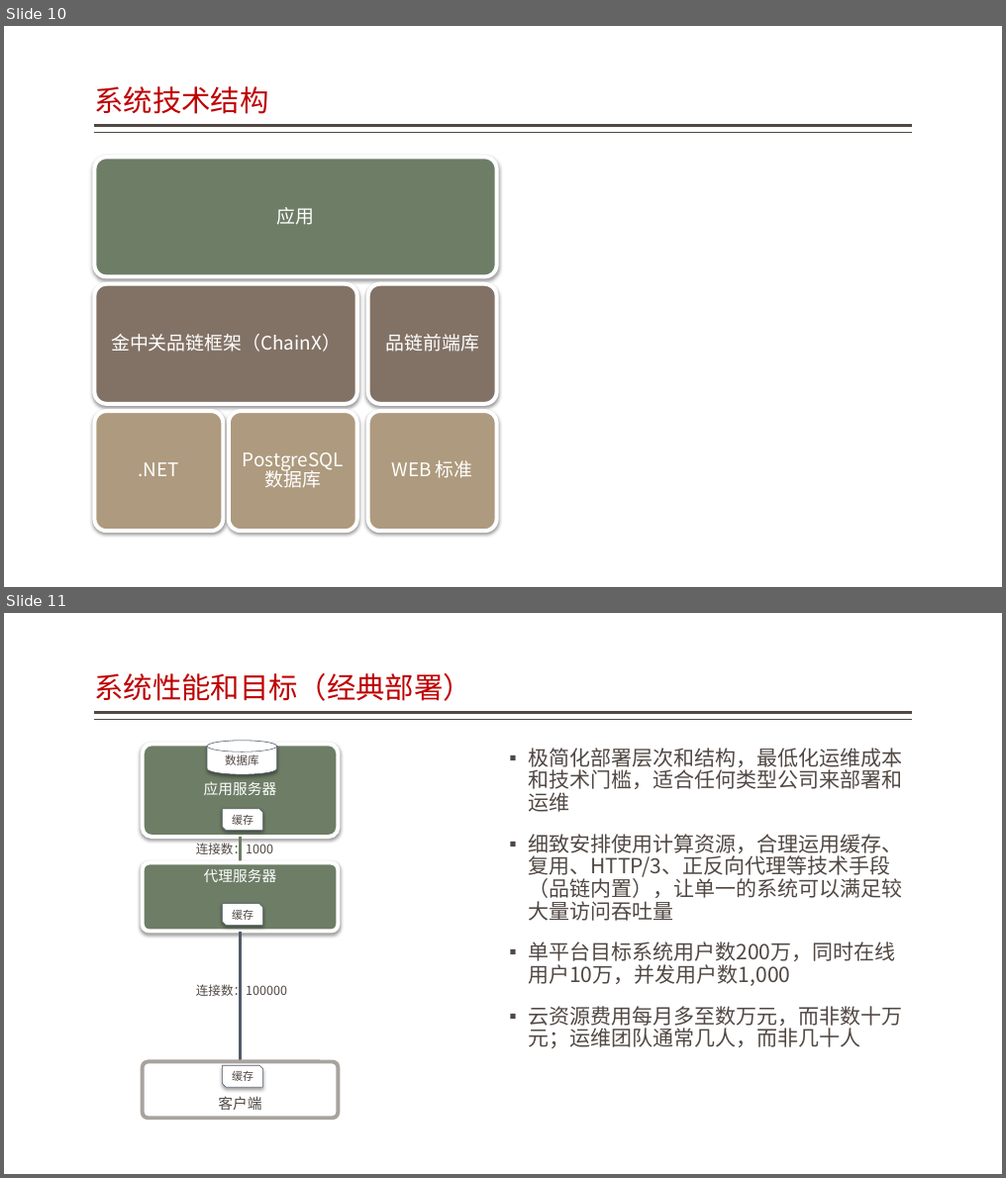
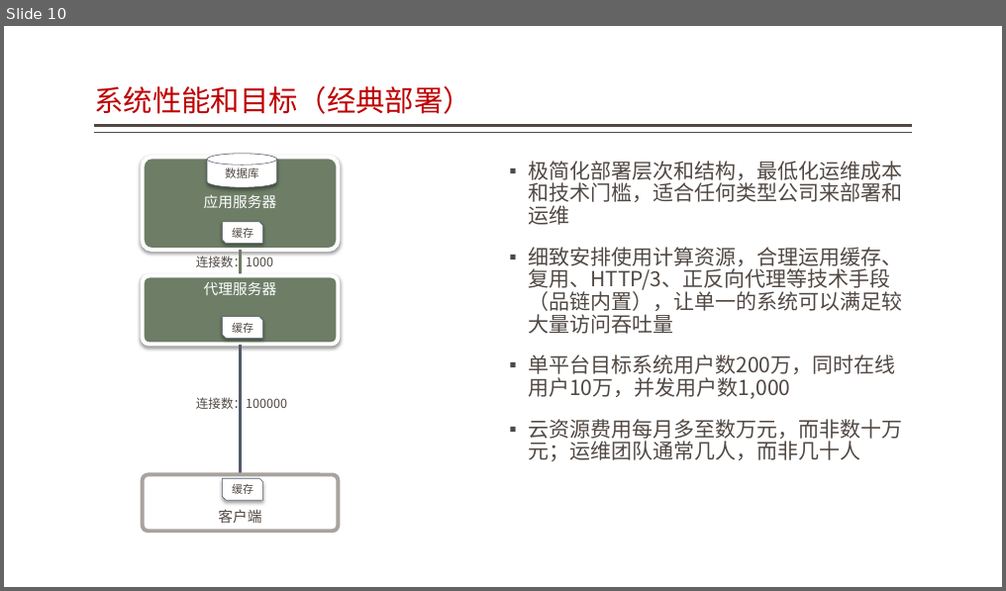
Before and after one commit to jzgi/chainsmart, a slide deck: Docs/品链应用参考设计.pptx. Shown one above the other, each under a label of ours: slides 10 and 11 before the commit, slide 10 after it. The pictures are 1006x1178 and 1006x591 pixels, drawn with LibreOffice and Linux fonts; fonts in the diff are those of the drawing. Boxes give left, top, right and bottom in pixels: in the first picture for what was removed or moved away, otherwise in the second. Text is boxed around its words. In the diff, an @@ line names an element or a change of style, - is before the commit and + after.

```diff
--- a/Docs/品链应用参考设计.pptx
+++ b/Docs/品链应用参考设计.pptx
@@ slide 10 removed at [4, 26, 1002, 587], background #FFFFFF; not listed: 2 template elements that a slide beside it also shows @@
@@ title removed at [94, 86, 268, 114] @@
-系统技术结构
@@ group removed at [94, 157, 497, 531]: 6 rounded rectangles, 6 texts @@
-应用
-金中关品链框架（ChainX）
-.NET
-PostgreSQL 数据库
-品链前端库
-WEB 标准
@@ what was slide 11 is now slide 10 @@
```
Also in this commit, not shown: 3 slides changed, 2 slides added, 1 other slide removed, 24 other files.
